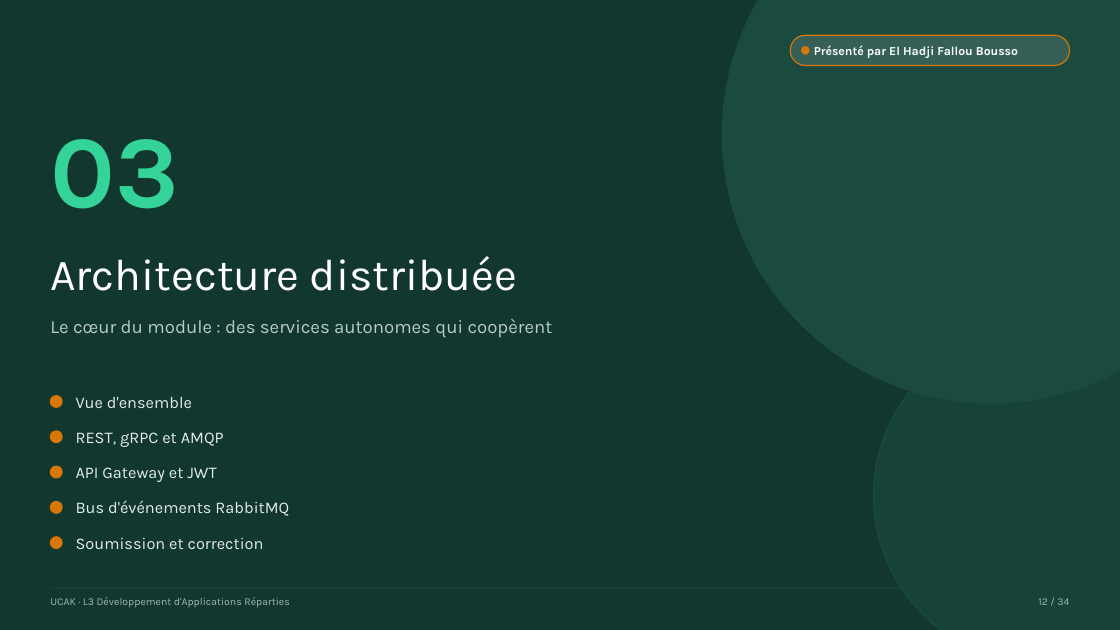
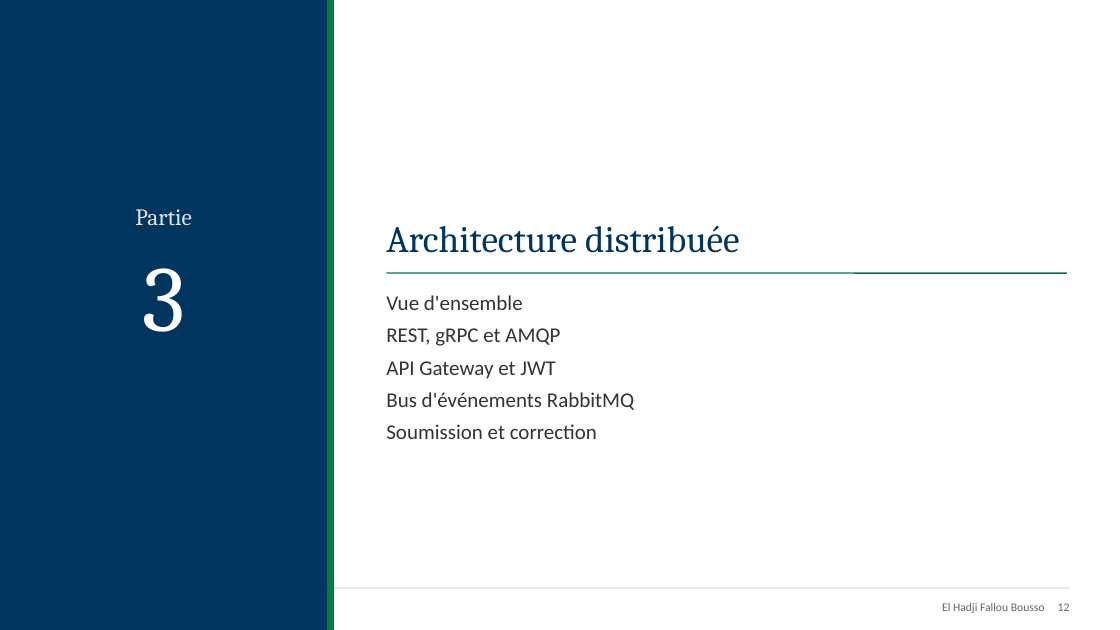
Before and after one commit to makhtar2/tp-microservices-evaluations, a slide deck: slide 12 of presentation/Soutenance-Plateforme-Evaluations.pptx. Drawn at 1120x630 pixels with LibreOffice and Linux fonts; fonts in the diff are those of the drawing. Boxes give left, top, right and bottom in pixels: in the first picture for what was removed or moved away, otherwise in the second. Text is boxed around its words. In the diff, an @@ line names an element or a change of style, - is before the commit and + after.

Commit message:
docs(presentation): nouveau design aux couleurs de l'UCAK, avec logo
Support plus sobre et page de garde classique. L'ancien modèle reste
disponible dans presentation/ancien-modele/.

```diff
--- a/presentation/Soutenance-Plateforme-Evaluations.pptx
+++ b/presentation/Soutenance-Plateforme-Evaluations.pptx
@@ background #12372F to #FFFFFF @@
@@ rectangle added at <box>0,0,328,630</box>, fill #00355F, outline #00355F 1 pt @@
@@ rectangle added at <box>328,0,334,630</box>, fill #037B3F, outline #037B3F 1 pt @@
@@ ellipse removed at <box>723,0,1120,403</box> @@
@@ rounded rectangle removed at <box>791,35,1070,66</box> @@
@@ ellipse removed at <box>802,46,810,55</box> @@
@@ text removed at <box>50,139,179,209</box> @@
-03
@@ text "Architecture distribuée": place and size @@
-text "Architecture distribuée" at <box>50,256,517,291</box>
+text "Architecture distribuée" at <box>386,225,739,253</box>
@@ text "Architecture distribuée" at <box>386,225,739,253</box>: size 38 to 32 pt, font Karla to Cambria, text colour #FFFFFF to #00355F; vertical alignment middle to bottom @@
@@ text added at <box>135,209,192,226</box>, 20 pt, text #DCE6EE @@
+Partie
@@ text added at <box>142,268,185,332</box>, 80 pt, text #FFFFFF @@
+3
@@ text at <box>386,295,523,310</box>: paragraph added @@
+Vue d'ensemble
@@ text "Vue d'ensemble": place and size @@
-text "Vue d'ensemble" at <box>76,432,224,447</box>
+text "Vue d'ensemble" at <box>386,295,634,439</box>
@@ text "Vue d'ensemble" at <box>386,295,634,439</box>: vertical alignment middle to top @@
@@ line added from (386, 273) to (1067, 273), #037B3F 1.25 pt @@
@@ text removed at <box>50,319,553,338</box> @@
-Le cœur du module : des services autonomes qui coopèrent
@@ text at <box>386,328,560,346</box>: size 14 to 18 pt, font Karla to Calibri, text colour #E2ECE8 to #333333 in "REST, gRPC et AMQP"; more space between paragraphs @@
@@ ellipse removed at <box>874,328,1120,630</box> @@
@@ text at <box>386,361,634,439</box>: paragraphs added @@
+API Gateway et JWT
+Bus d'événements RabbitMQ
+Soumission et correction
@@ ellipse removed at <box>50,396,62,408</box> @@
@@ text removed at <box>76,397,192,408</box> @@
-Vue d'ensemble
@@ ellipse removed at <box>50,431,62,443</box> @@
@@ ellipse removed at <box>50,466,62,478</box> @@
@@ text removed at <box>76,467,216,482</box> @@
-API Gateway et JWT
@@ ellipse removed at <box>50,502,62,513</box> @@
@@ text removed at <box>76,500,289,516</box> @@
-Bus d'événements RabbitMQ
@@ ellipse removed at <box>50,537,62,549</box> @@
@@ text removed at <box>76,538,264,549</box> @@
-Soumission et correction
@@ line (50, 588) - (1070, 588): stroke #1B4A3F 0.75 pt to #BFC4C0 0.5 pt @@
@@ text removed at <box>50,597,290,608</box> @@
-UCAK · L3 Développement d'Applications Réparties
@@ text removed at <box>1038,598,1069,605</box> @@
-12 / 34
@@ text at <box>942,603,1070,613</box>: text changed; size 10.5 to 10 pt; font Karla to Calibri; text colour #FFFFFF to #666666; bold off @@
-Présenté par El Hadji Fallou Bousso
+El Hadji Fallou Bousso 12
```
Also in this commit, not shown: 31 other slides changed, 2 slides added, 2 slides removed, 14 other files.
